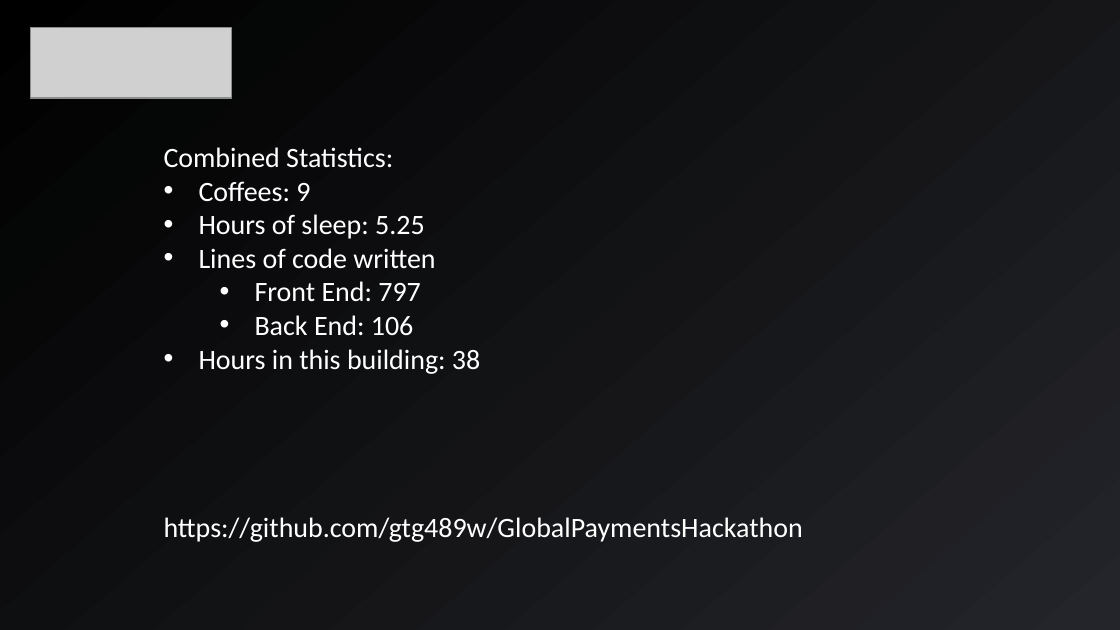
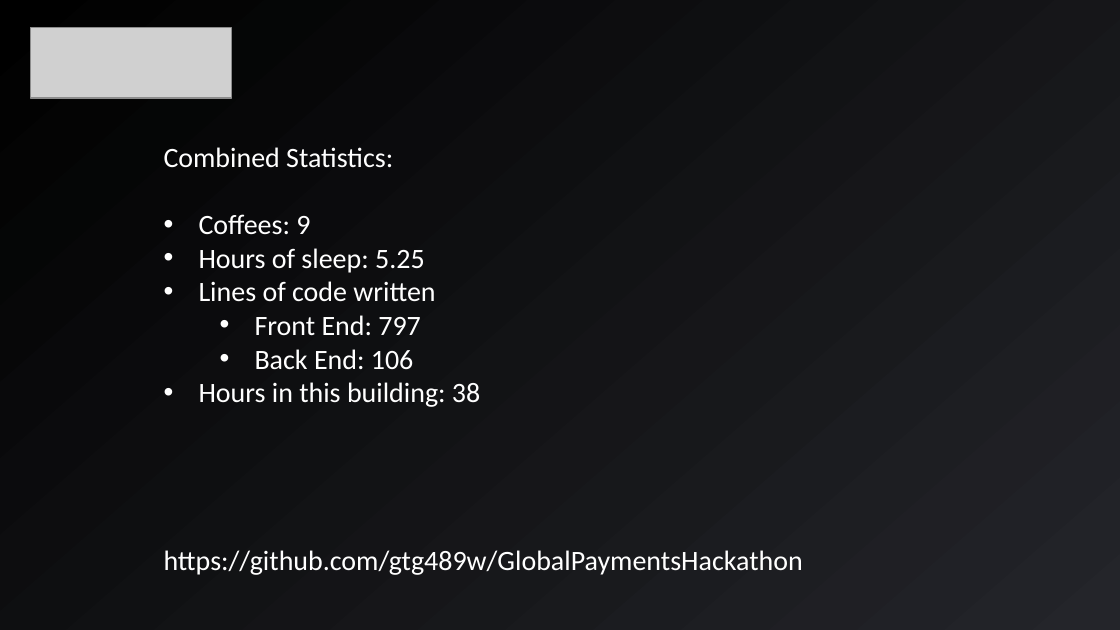
Before and after one commit to gtg489w/GlobalPaymentsHackathon, a slide deck: slide 10 of presentation/GP Hackathon - Hitch - Presentation.pptx. Drawn at 1120x630 pixels with LibreOffice and Linux fonts; fonts in the diff are those of the drawing; grey boxes stand for pictures. Boxes give left, top, right and bottom in pixels: in the first picture for what was removed or moved away, otherwise in the second. Text is boxed around its words. In the diff, an @@ line names an element or a change of style, - is before the commit and + after.

```diff
--- a/presentation/GP Hackathon - Hitch - Presentation.pptx
+++ b/presentation/GP Hackathon - Hitch - Presentation.pptx
@@ text "Combined Statistics:" rewrapped from (164, 147, 803, 542) to (164, 147, 803, 575) @@
```
Also in this commit, not shown: 2 slides added, 1 slide removed, 1 other file.
